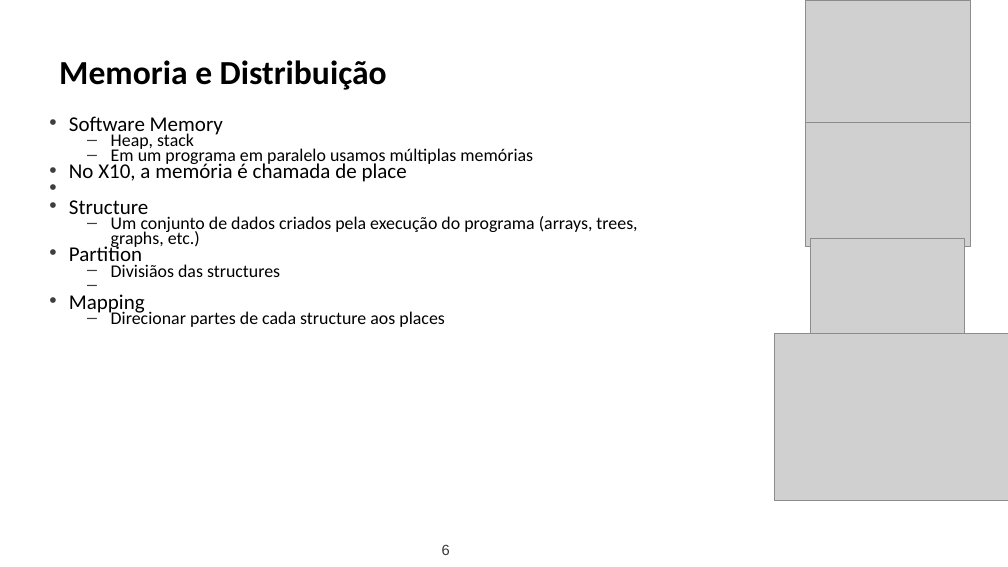
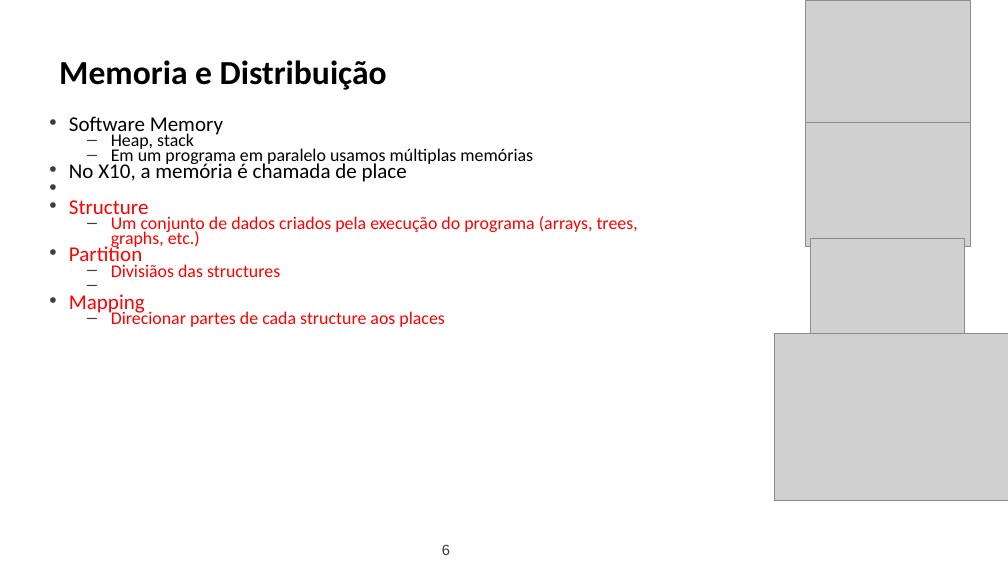
Before and after one commit to lquatrin/inf2591, a slide deck: slide 6 of x10.pptx. Drawn at 1008x567 pixels with LibreOffice and Linux fonts; fonts in the diff are those of the drawing; grey boxes stand for pictures. Boxes give left, top, right and bottom in pixels: in the first picture for what was removed or moved away, otherwise in the second. Text is boxed around its words. In the diff, an @@ line names an element or a change of style, - is before the commit and + after.

```diff
--- a/x10.pptx
+++ b/x10.pptx
@@ text at (69, 200, 638, 327): text colour #000000 to #FF0000 in "Structure", "Um conjunto de dados criados pela execução ...", "Partition", "Divisiãos das structures" and 2 more places @@
```
Also in this commit, not shown: 18 other slides changed, 1 other file.
